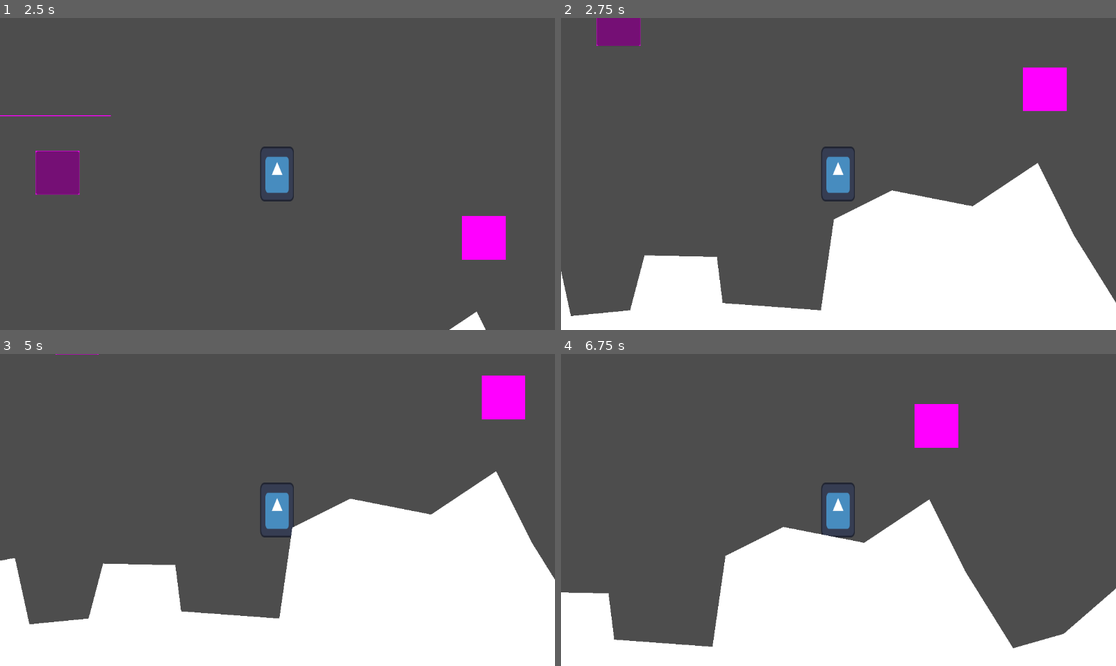
Above: before the commit, frames 1-4 (two rows, left to right).
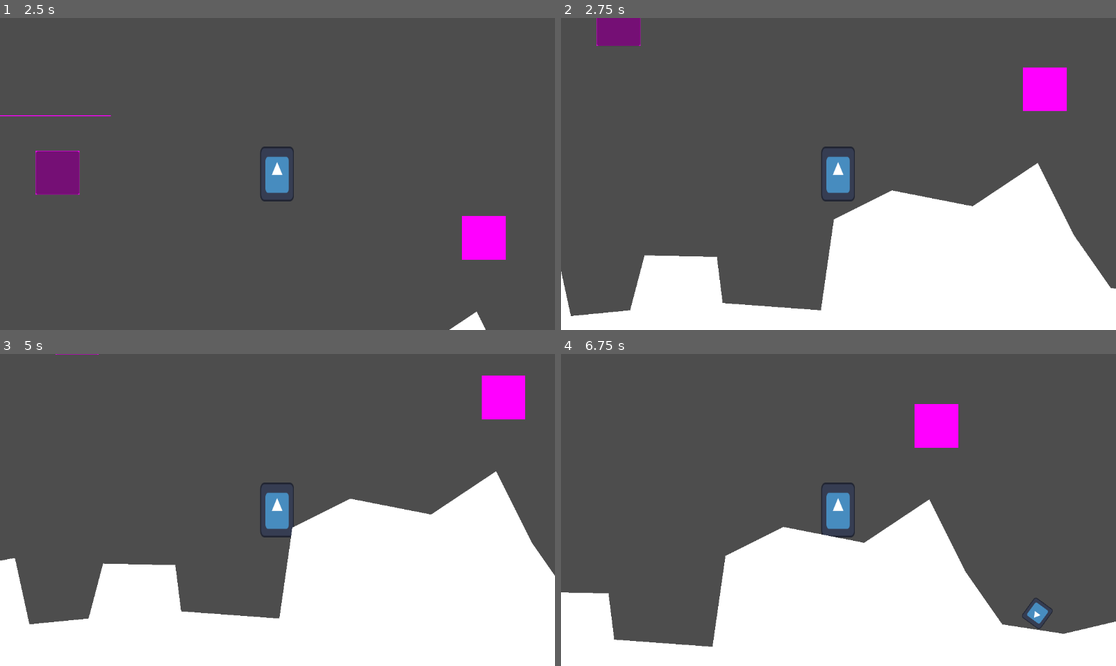
Above: after the commit, the same moments.

Repository: danielathome19/Game-Design-I
Game: Godot game, scene res://kbd_ctrl.tscn
The game is run twice, just before and just after one commit, with the same random seed, the same clock (stepped at 60 frames per second) and the same inputs. This scene is started directly instead of the project's main scene. The engine's default icon, where the game draws it, is replaced by a stand-in: a white triangle on a blue panel in a dark square.
Inputs (mouse positions are in pixels of both pictures, inside the frame that each line leads up to):
- Up to frame 1 (2.5 s): click (316, 258) at 0.5 s; tap Enter (ui_accept) at 1.25, 1.52 s; move the mouse to (399, 158) at 1.27 s; hold Right (ui_right) 1.28-2 s; click (399, 158) at 1.42 s; drag from (166, 189) to (249, 236) at 2.02 s
- Up to frame 2 (2.75 s): no input
- Up to frame 3 (5 s): move the mouse to (482, 413) at 2.77 s; hold Left (ui_left) 2.78-3.5 s; click (482, 413) at 2.92 s; drag from (249, 572) to (111, 463) at 3.52 s; tap Enter (ui_accept) at 4.25, 4.52 s; move the mouse to (444, 556) at 4.27 s; hold Right (ui_right) from 4.28 s (still down)
- Up to frame 4 (6.75 s): release Right (ui_right) at 5 s; drag from (672, 463) to (755, 432) at 5.02 s; tap Enter (ui_accept) at 5.75 s; move the mouse to (866, 510) at 5.77 s; hold Right (ui_right) 5.78-6.5 s; click (866, 510) at 5.92 s; drag from (755, 432) to (727, 525) at 6.52 s

Frame 1 is identical in both runs. In frame 2, 0.1% of the frame differs, in the area x 92-100%, y 69-92%; in frame 3, less than 0.1%; in frame 4, 1.2%, in the area x 12-100%, y 55-95%.

Commit message:
Update 10/11

Diff:
--- a/kbd_ctrl.tscn
+++ b/kbd_ctrl.tscn
@@ -1,7 +1,8 @@
-[gd_scene load_steps=7 format=3 uid="uid://bxy0vdbes7555"]
+[gd_scene load_steps=8 format=3 uid="uid://bxy0vdbes7555"]
 
 [ext_resource type="Script" path="res://kbd_ctrl.gd" id="1_wl1xs"]
 [ext_resource type="PackedScene" uid="uid://t4lj73msrath" path="res://kbdplayer.tscn" id="2_pfntc"]
+[ext_resource type="PackedScene" uid="uid://dvnohxbnomuwf" path="res://kbdenemy.tscn" id="3_nokyo"]
 
 [sub_resource type="SegmentShape2D" id="SegmentShape2D_3mgex"]
 b = Vector2(251, 0)
@@ -32,7 +33,7 @@
 [node name="world" type="StaticBody2D" parent="."]
 
 [node name="CollisionPolygon2D" type="CollisionPolygon2D" parent="world"]
-polygon = PackedVector2Array(-47, 44, -29, 186, 1, 352, -19, …(86 unchanged characters)… 59, 400, 671, 422, 761, 362, 811, 462, 877, 568, 947, 548, 1023, 482, 1034, 415, 1184, 325, 1311, 402, 1361, 446, 1361, …(276 unchanged characters)…
+polygon = PackedVector2Array(-47, 44, -29, 186, 1, 352, -19, …(86 unchanged characters)… 59, 400, 671, 422, 761, 362, 811, 462, 862, 535, 947, 548, 1040, 526, 1108, 482, 1184, 325, 1311, 402, 1361, 446, 1361, …(276 unchanged characters)…
 
 [node name="Polygon2D" type="Polygon2D" parent="world/CollisionPolygon2D"]
 
@@ -68,7 +69,8 @@
 focus_mode = 0
 metadata/_edit_use_anchors_ = true
 
-[node name="RigidBody2D" type="RigidBody2D" parent="."]
+[node name="kbdenemy" parent="." instance=ExtResource("3_nokyo")]
+position = Vector2(954, 518)
 
 [connection signal="mouse_entered" from="interact" to="." method="_on_interact_mouse_entered"]
 [connection signal="button_down" from="draggable/Button" to="." method="_on_button_button_down"]
--- /dev/null
+++ b/kbdenemy.gd
@@ -0,0 +1,18 @@
+extends RigidBody2D
+
+var speed = 100
+var direction = -1
+
+func _ready():
+	$Timer.start()
+
+func _physics_process(delta):
+	self.linear_velocity.x = speed * direction
+
+func _on_timer_timeout():
+	direction *= -1
+
+func _on_body_entered(body):
+	if body.name == "kbdplayer":
+		body.queue_free()  # Delete player
+		OS.alert("You died!")
--- /dev/null
+++ b/kbdenemy.tscn
@@ -0,0 +1,24 @@
+[gd_scene load_steps=4 format=3 uid="uid://dvnohxbnomuwf"]
+
+[ext_resource type="Script" path="res://kbdenemy.gd" id="1_lcovm"]
+[ext_resource type="Texture2D" uid="uid://xbu6tk6uq2ud" path="res://icon.svg" id="2_36eaw"]
+
+[sub_resource type="RectangleShape2D" id="RectangleShape2D_an6t6"]
+size = Vector2(32, 34)
+
+[node name="kbdenemy" type="RigidBody2D"]
+max_contacts_reported = 1
+contact_monitor = true
+script = ExtResource("1_lcovm")
+
+[node name="Sprite2D" type="Sprite2D" parent="."]
+scale = Vector2(0.25, 0.265625)
+texture = ExtResource("2_36eaw")
+
+[node name="CollisionShape2D" type="CollisionShape2D" parent="."]
+shape = SubResource("RectangleShape2D_an6t6")
+
+[node name="Timer" type="Timer" parent="."]
+
+[connection signal="body_entered" from="." to="." method="_on_body_entered"]
+[connection signal="timeout" from="Timer" to="." method="_on_timer_timeout"]
